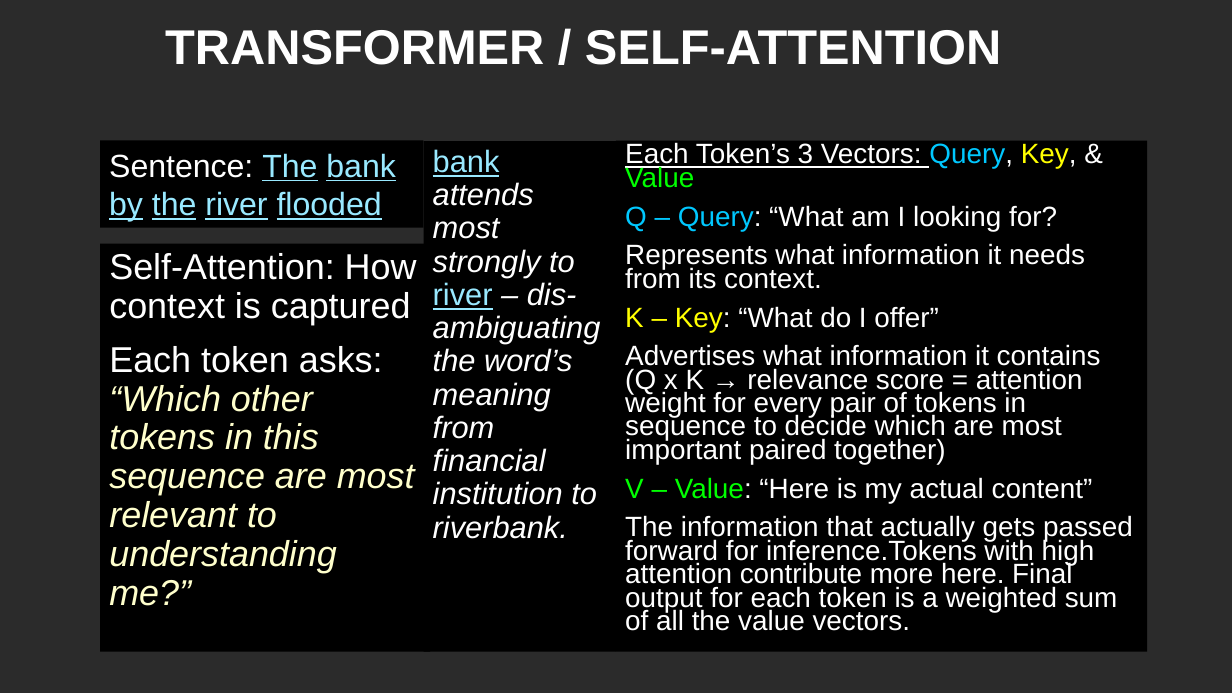
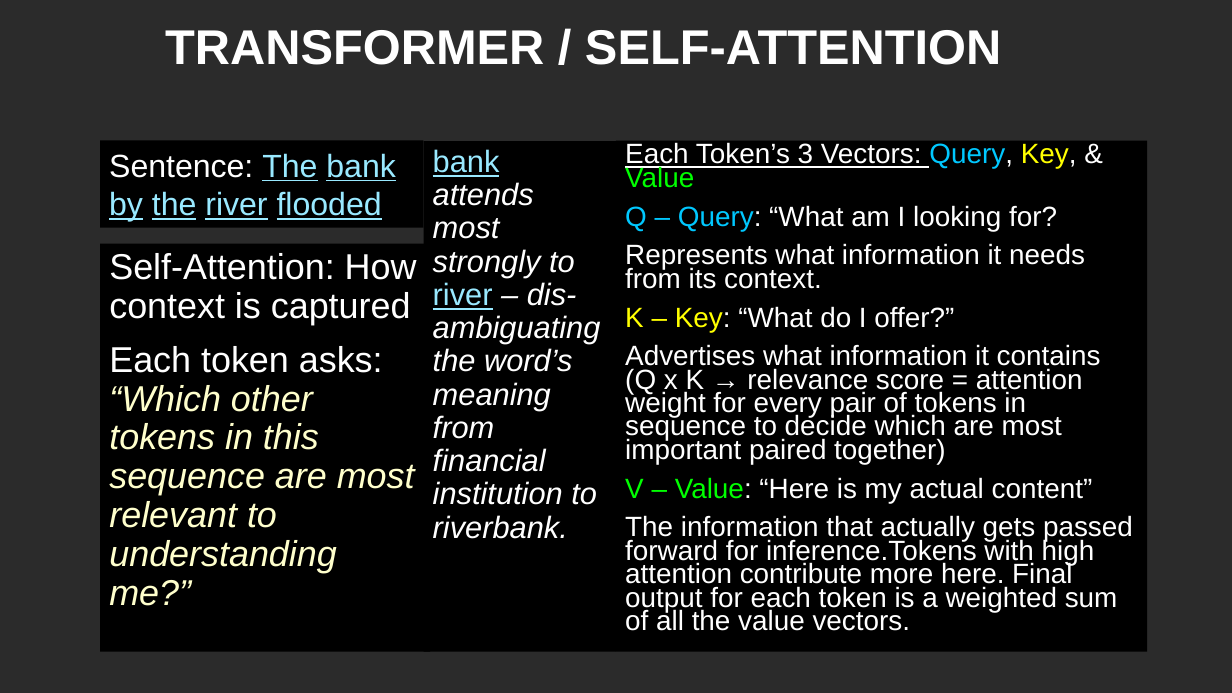
Before and after one commit to CSCI-1100/class_resources_public, a slide deck: slide 28 of downloads/ai_ml_slides.pptx. Drawn at 1232x693 pixels with LibreOffice and Linux fonts; fonts in the diff are those of the drawing; background and template pictures are left out; a plain dark background stands for a picture behind light text. Boxes give left, top, right and bottom in pixels: in the first picture for what was removed or moved away, otherwise in the second. Text is boxed around its words. In the diff, an @@ line names an element or a change of style, - is before the commit and + after.

Commit message:
Added ollama slides, more alt text, grammar fixes to slides

```diff
--- a/downloads/ai_ml_slides.pptx
+++ b/downloads/ai_ml_slides.pptx
@@ text at (x1=625, y1=306, x2=954, y2=332): text changed @@
-K – Key: “What do I offer”
+K – Key: “What do I offer?”
```
Also in this commit, not shown: 4 other slides changed, 3 slides added, 1 other file.
